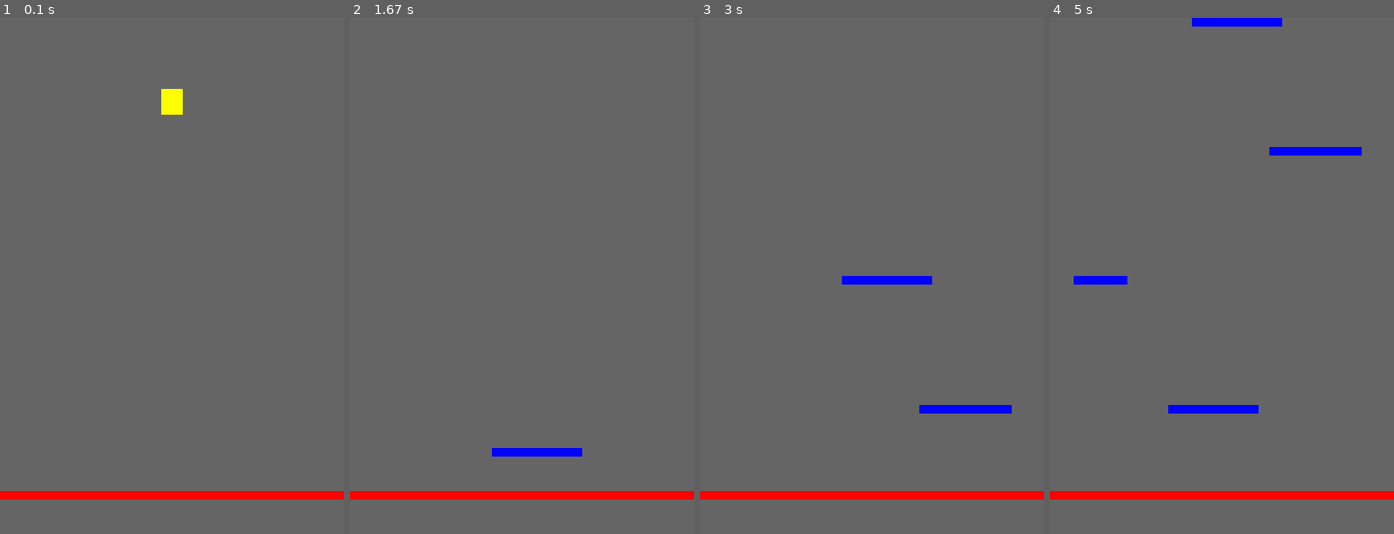
Above: before the commit, frames 1-4 (left to right).
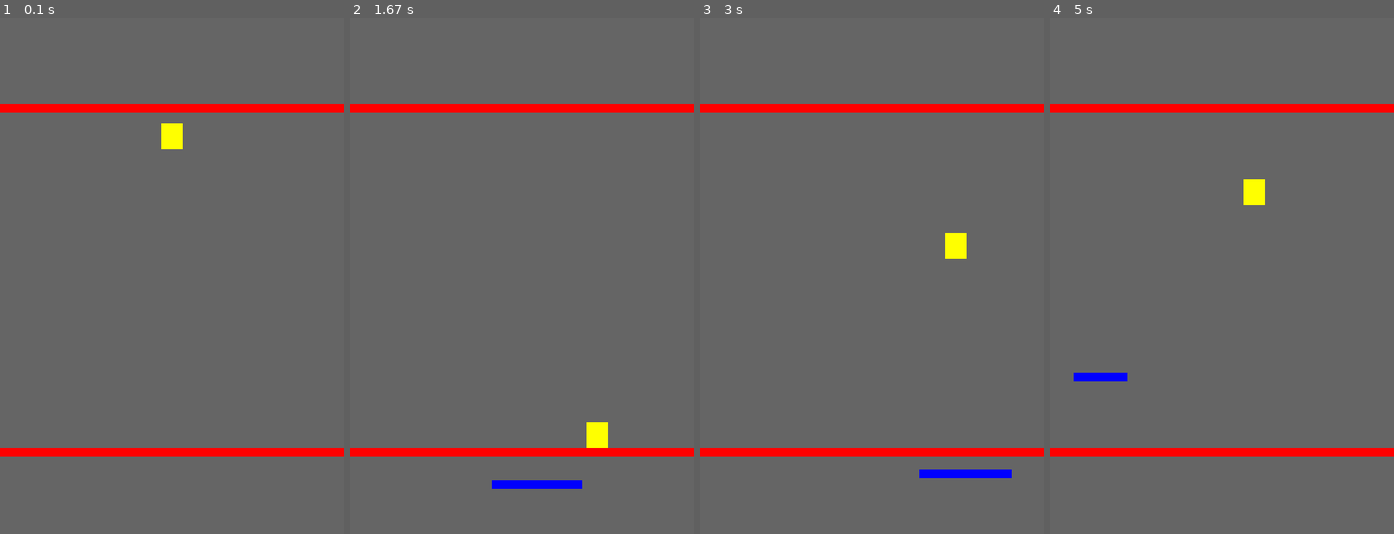
Above: after the commit, the same moments.

Repository: alexandreszybiak/pygame-house
Game: pygame game, started from main.py
Same seed, same stepped clock (60 frames per second), same inputs: the game is played once before the commit and once after it.
Inputs:
- Up to frame 1 (0.1 s): no input
- Up to frame 2 (1.67 s): hold Right 0.33-0.8 s; hold Right 0.83-1.3 s; hold Left from 1.33 s (still down)
- Up to frame 3 (3 s): release Left at 1.87 s; hold Left 1.9-2.3 s; hold Right 2.33-2.97 s
- Up to frame 4 (5 s): hold Left 3-3.47 s; hold Right 3.5-3.97 s; hold Right 4-4.47 s; hold Left from 4.5 s (still down)

The runs differ from the first frame. In frame 1, 5.5% of the frame differs, in the area x 0-100%, y 13-94%; in frame 2, 5.8%; in frame 3, 6.6%; in frame 4, 7.2%, in the area x 0-100%, y 0-94%.

Commit message:
Added respawn and top laser

Diff:
--- a/main.py
+++ b/main.py
@@ -10,12 +10,20 @@
 pixel_size = 3
 
 # game param
-laser_position = 220
+gravity = 0.065
+platform_timer = 1250
+laser_position = 40
 laser_height = 4
 smallest_platform = 16
 largest_platform = 48
 platform_height = 4
+player_spawn_position = 48
 
+class Laser:
+    def __init__(self, y):
+        self.rect = pygame.Rect(0, y, viewport.get_width(), laser_height)
+    def draw(self):
+        pygame.draw.rect(viewport, 'red', self.rect)
 class Platform:
     def __init__(self):
         _width = random.randint(smallest_platform, largest_platform)
@@ -33,10 +41,18 @@
         self._height = 12
         self._velocity_y = 0
         self._y_remainder = 0
-        self.rect = pygame.Rect(viewport.get_width()/2-5, 32, 10, 12)
+        self.rect = pygame.Rect(viewport.get_width()/2-5, player_spawn_position, 10, 12)
+        self.bounce_amount = 2.9
+    def respawn(self):
+        self.rect.y = player_spawn_position
     def update(self):
+        # Check for death
+        if self.rect.collidelist(lasers) != -1:
+            self.respawn()
         move_dir = -keys[pygame.K_LEFT] + keys[pygame.K_RIGHT]
-        self._velocity_y += 0.06
+        self._velocity_y += gravity
+        if self._velocity_y > 4:
+            self._velocity_y = 4
         #self._velocity_y
         #self._y += self._velocity_y
         self.rect.move_ip(move_dir * 2, 0)
@@ -58,7 +74,7 @@
                 self.rect.move_ip(0, _sign)
                 _move -= _sign
             else:
-                self._velocity_y = -2.6
+                self._velocity_y = -self.bounce_amount
                 platforms.pop(p)
                 break
     def draw(self):
@@ -69,13 +85,14 @@
 screen = pygame.display.set_mode((resolution[0] * pixel_size, resolution[1] * pixel_size))
 viewport = pygame.Surface(resolution)
 clock = pygame.time.Clock()
-pygame.time.set_timer(999, 1000, 0)
+pygame.time.set_timer(999, platform_timer, 0)
 running = True
 keys = pygame.key.get_pressed()
 
 #game variables
 wall = pygame.image.load('wall.png').convert()
 platforms = []
+lasers = [ Laser(laser_position), Laser(viewport.get_height() - laser_position - laser_height) ]
 player = Player()
 
 while running:
@@ -104,7 +121,9 @@
     player.draw()
     for p in platforms:
         p.draw()
+    # Laser
     pygame.draw.rect(viewport, 'red', (0, laser_position, viewport.get_width(), laser_height))
+    pygame.draw.rect(viewport, 'red', (0, viewport.get_height() - laser_position, viewport.get_width(), laser_height))
 
     # flip() the display to put your work on screen
     screen.blit(pygame.transform.scale_by(viewport, 3), screen.get_rect())
